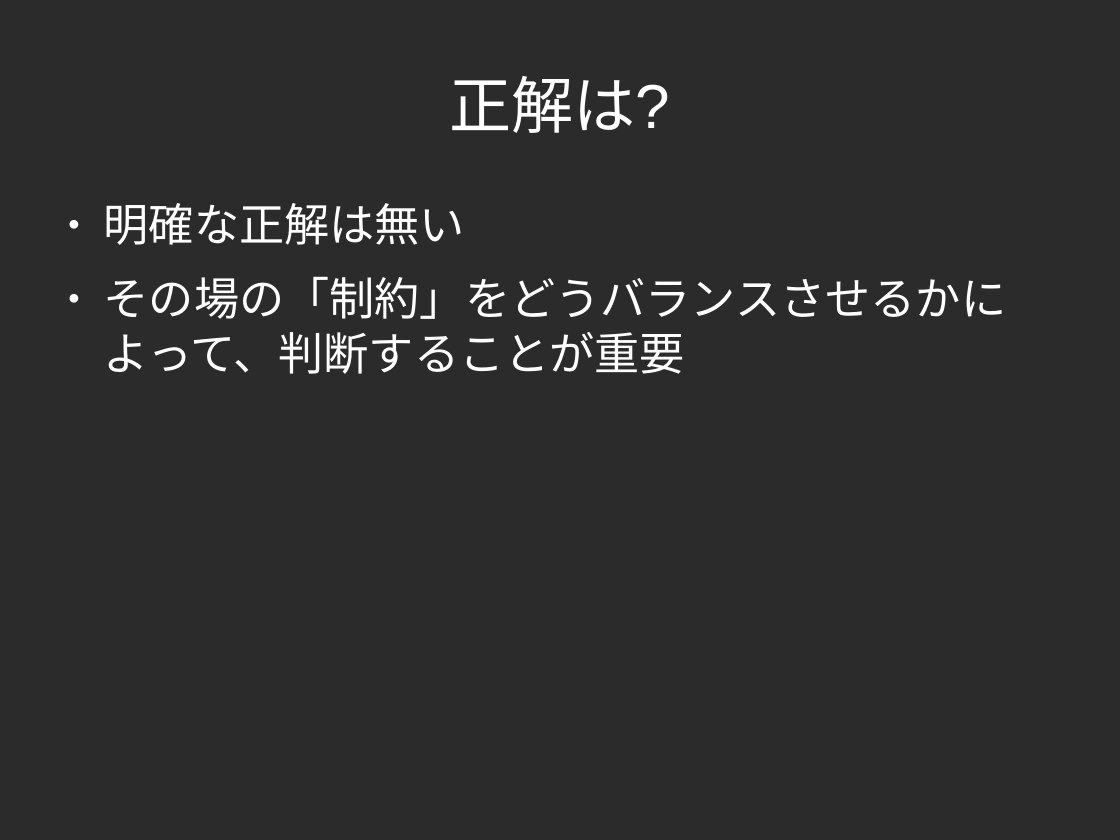
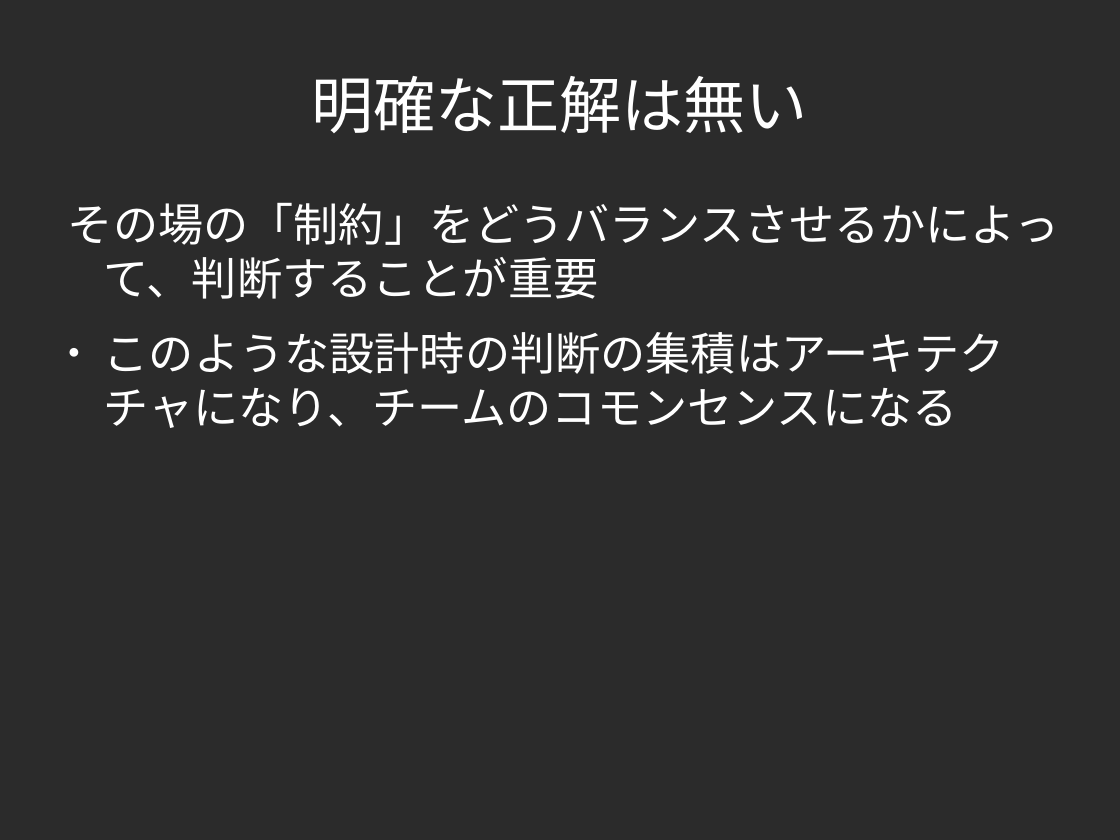
Before and after one commit to yojik/yojik-lib, a slide deck: slide 43 of 2009devsumi/oo_exercise/doc/devsum.odp (slide 38 before the commit). Drawn at 1120x840 pixels with LibreOffice and Linux fonts; fonts in the diff are those of the drawing; background and template pictures are left out; a plain dark background stands for a picture behind light text. Boxes give left, top, right and bottom in pixels: in the first picture for what was removed or moved away, otherwise in the second. Text is boxed around its words. In the diff, an @@ line names an element or a change of style, - is before the commit and + after.

```diff
--- a/2009devsumi/oo_exercise/doc/devsum.odp
+++ b/2009devsumi/oo_exercise/doc/devsum.odp
@@ title at box(311, 76, 808, 133): text changed @@
-正解は?
+明確な正解は無い
@@ text at box(68, 202, 1060, 299): bullet ● to none @@
@@ text at box(104, 203, 465, 245): paragraph removed @@
-● 明確な正解は無い
@@ text at box(104, 332, 1005, 428): paragraph added @@
+● このような設計時の判断の集積はアーキテクチャになり、チームのコモンセンスになる
```
Also in this commit, not shown: 13 other slides changed, 10 slides added, 7 slides removed.
